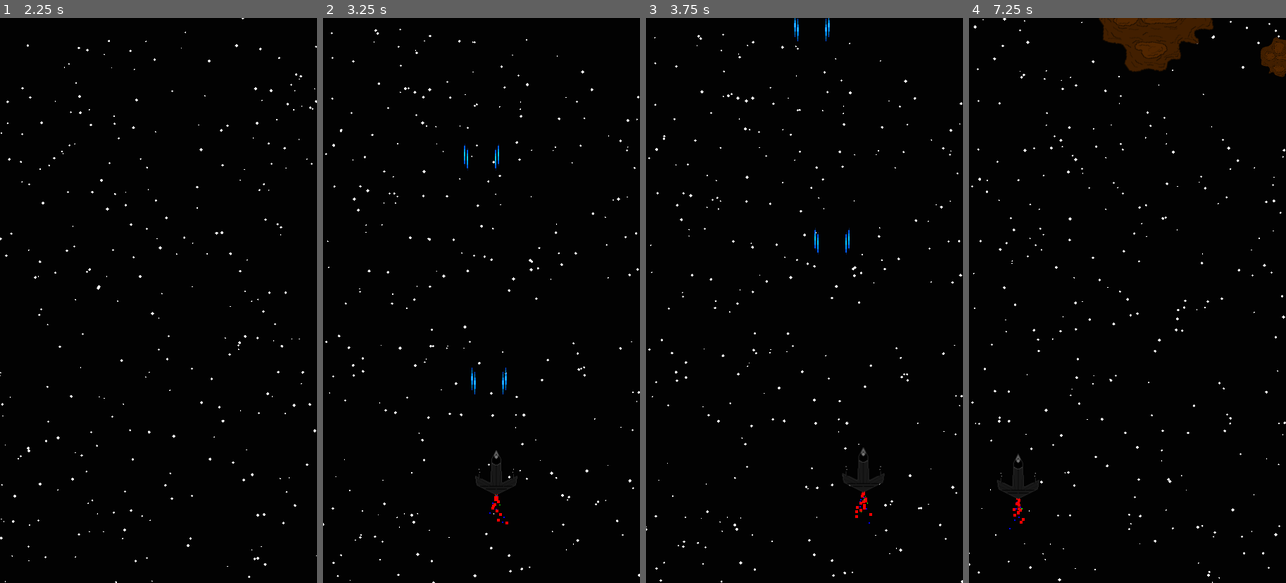
Above: before the commit, frames 1-4 (left to right).
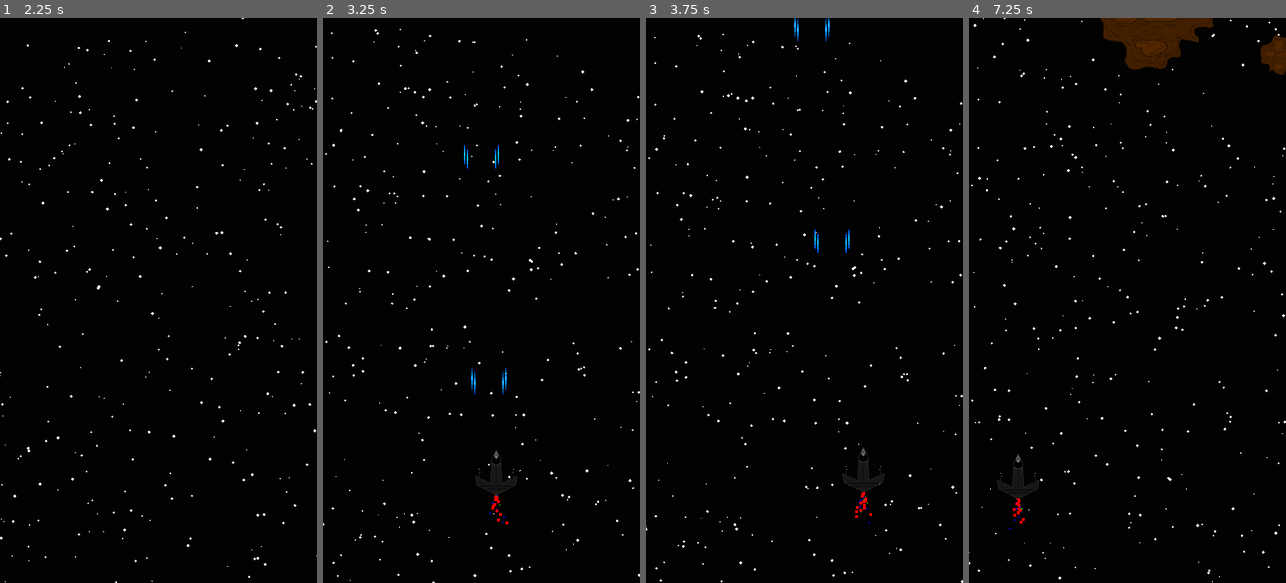
Above: after the commit, the same moments.

Repository: fieryknight2/Spaceshooter2
Game: Godot game, scene res://Menu.tscn
The game is run twice, just before and just after one commit, with the same random seed, the same clock (stepped at 60 frames per second) and the same inputs.
Inputs (mouse positions are in pixels of both pictures, inside the frame that each line leads up to):
- Up to frame 1 (2.25 s): move the mouse to (228, 272) at 0.52 s; hold Right (right) 0.53-1.25 s; hold Space (fire) 0.53-1.25 s; click "Play" at 1.25 s; move the mouse to (95, 328) at 2.02 s; hold Down (down) from 2.03 s (still down); right-click (95, 328) at 2.1 s
- Up to frame 2 (3.25 s): move the mouse to (513, 176) at 2.77 s; release Down (down) at 2.78 s; hold Right (right) from 2.78 s (still down); hold Space (fire) from 2.78 s (still down)
- Up to frame 3 (3.75 s): move the mouse to (788, 413) at 3.52 s; release Right (right) at 3.53 s; release Space (fire) at 3.53 s; hold Up (up) from 3.53 s (still down); right-click (788, 413) at 3.6 s
- Up to frame 4 (7.25 s): move the mouse to (1222, 385) at 4.27 s; release Up (up) at 4.28 s; hold Space (fire) 4.28-5.03 s; hold Left (left) 4.28-5.78 s; move the mouse to (1032, 215) at 5.02 s; right-click (1032, 215) at 5.1 s; move the mouse to (1143, 300) at 5.77 s; hold Down (down) 5.78-6.53 s; hold Space (fire) 5.78-6.53 s; move the mouse to (1079, 159) at 6.52 s; hold Right (right) from 6.53 s (still down); right-click (1079, 159) at 6.6 s

Frame 1 is identical in both runs. In frame 2, 0.1% of the frame differs, in the area x 0-100%, y 2-100%; in frame 3, 0.2%; in frame 4, 1.3%, in the area x 0-100%, y 0-100%.
Error after the commit: Invalid get index '0' (on base: 'Array'). (res://play-score.gd:28)

Commit message:
Balanced ships out
Added highscore notifier
Fixed Speed Fighter
Fixed minor bugs

Diff:
--- a/Menu.tscn
+++ b/Menu.tscn
@@ -859,13 +859,17 @@
 }
 
 [node name="Buttons" type="Control" parent="."]
-anchor_left = 0.5
-anchor_top = 0.5
-anchor_right = 0.5
-anchor_bottom = 0.5
+anchor_left = -0.597
+anchor_top = 0.145
+anchor_right = -0.295
+anchor_bottom = 0.395
 margin_left = 34.5
 margin_right = 415.497
 margin_bottom = 800.0
+__meta__ = {
+"_edit_group_": true,
+"_edit_use_anchors_": false
+}
 
 [node name="Play" type="Button" parent="Buttons"]
 margin_top = 245.0
--- a/PlayScene.tscn
+++ b/PlayScene.tscn
@@ -77,6 +77,10 @@
 corner_radius_bottom_right = 2
 corner_radius_bottom_left = 2
 
+[sub_resource type="DynamicFont" id=14]
+size = 25
+font_data = ExtResource( 11 )
+
 [sub_resource type="DynamicFont" id=1]
 size = 75
 outline_size = 1
@@ -695,11 +699,24 @@
 "_edit_use_anchors_": false
 }
 
+[node name="High" type="Label" parent="UI"]
+visible = false
+margin_left = 295.0
+margin_top = 6.0
+margin_right = 444.0
+margin_bottom = 34.0
+custom_colors/font_color = Color( 1, 1, 1, 1 )
+custom_fonts/font = SubResource( 14 )
+text = "New Highscore!"
+__meta__ = {
+"_edit_use_anchors_": false
+}
+
 [node name="Score" type="Label" parent="UI"]
 margin_left = 5.0
 margin_top = 4.0
-margin_right = 226.0
-margin_bottom = 86.0002
+margin_right = 287.0
+margin_bottom = 86.0
 custom_colors/font_color = Color( 0, 0, 0, 1 )
 custom_fonts/font = SubResource( 1 )
 text = "0"
--- a/assets/enemies/speed-fighter.gd
+++ b/assets/enemies/speed-fighter.gd
@@ -21,18 +21,16 @@
 	$Fire.start(reload_time)
 	max_health = health
 	$Health.max_value = max_health
-	while t_dir == 0:
-		t_dir = rg.randi_range(-1, 1)
 
 
 # Called every frame. 'delta' is the elapsed time since the previous frame.
 func _process(delta):
 	$Sprite.rotation_degrees += t_dir * delta * turn_speed * get_tree().current_scene.speed_scale
-	if $Sprite.rotation_degrees < 30:
+	if $Sprite.rotation_degrees < 70:
 		t_dir = 1
-	if $Sprite.rotation_degrees > 130:
+	if $Sprite.rotation_degrees > 110:
 		t_dir = -1
-	$Sprite.rotation_degrees = clamp($Sprite.rotation_degrees, 30, 130)
+	$Sprite.rotation_degrees = clamp($Sprite.rotation_degrees, 70, 110)
 
 	var velo = Vector2(movement_speed * get_tree().current_scene.speed_scale, 0).rotated($Sprite.rotation)
 	position += velo * delta
--- a/assets/enemies/speed-fighter.tscn
+++ b/assets/enemies/speed-fighter.tscn
@@ -27,9 +27,10 @@
 ProgressBar/styles/fg = SubResource( 2 )
 
 [node name="Fighter" type="Area2D" groups=["enemies"]]
+z_index = 75
 script = ExtResource( 2 )
-movement_speed = 20.0
-turn_speed = 10.0
+movement_speed = 25.0
+turn_speed = 2.0
 border = 20
 health = 25
 reload_time = 2.0
--- a/assets/spaceships/spaceship-1.tscn
+++ b/assets/spaceships/spaceship-1.tscn
@@ -37,7 +37,7 @@
 damage = 1
 max_health = 50
 health_reload = 1.0
-score_modifier = 1.0
+score_modifier = 0.8
 wall_boundaries = 35.0
 explosion = ExtResource( 6 )
 projectile = ExtResource( 7 )
--- a/assets/spaceships/spaceship-2.tscn
+++ b/assets/spaceships/spaceship-2.tscn
@@ -28,15 +28,15 @@
 
 [node name="Spaceship" type="Area2D" groups=["ships"]]
 script = ExtResource( 1 )
-move_speed = 15.0
+move_speed = 18.0
 action_speed = 25.0
 max_velocity = 20.0
 deceleration = 40.0
-reload_time = 0.6
+reload_time = 0.5
 damage = 3
-max_health = 25
-health_reload = 1.5
-score_modifier = 1.5
+max_health = 30
+health_reload = 1.6
+score_modifier = 1.3
 wall_boundaries = 30.0
 explosion = ExtResource( 6 )
 projectile = ExtResource( 7 )
--- a/assets/spaceships/spaceship-3.tscn
+++ b/assets/spaceships/spaceship-3.tscn
@@ -36,7 +36,7 @@
 damage = 10
 max_health = 75
 health_reload = 0.75
-score_modifier = 0.9
+score_modifier = 1.0
 wall_boundaries = 30.0
 explosion = ExtResource( 6 )
 projectile = ExtResource( 7 )
--- a/play-score.gd
+++ b/play-score.gd
@@ -25,6 +25,8 @@
 func _process(delta):
 	score = int(score)
 	$UI/Score.text = String(score)
+	if score > Globals.high_scores[0]["score"]:
+		$UI/High.visible = true
 
 	speed_scale += delta * speed_up
 
--- a/spawners/EnemySpawner.gd
+++ b/spawners/EnemySpawner.gd
@@ -22,6 +22,7 @@
 
 	e.position.x = rand_range(0, get_viewport().size.x)
 	e.position.y = -100
+	e.t_dir = rand_range(-1, 1)
 
 	get_tree().current_scene.call_deferred("add_child", e)
 	$E2.start(rand_range(35, 50) / get_tree().current_scene.speed_scale)
Not shown: 1 places in PlayScene.tscn that only renumber resources
